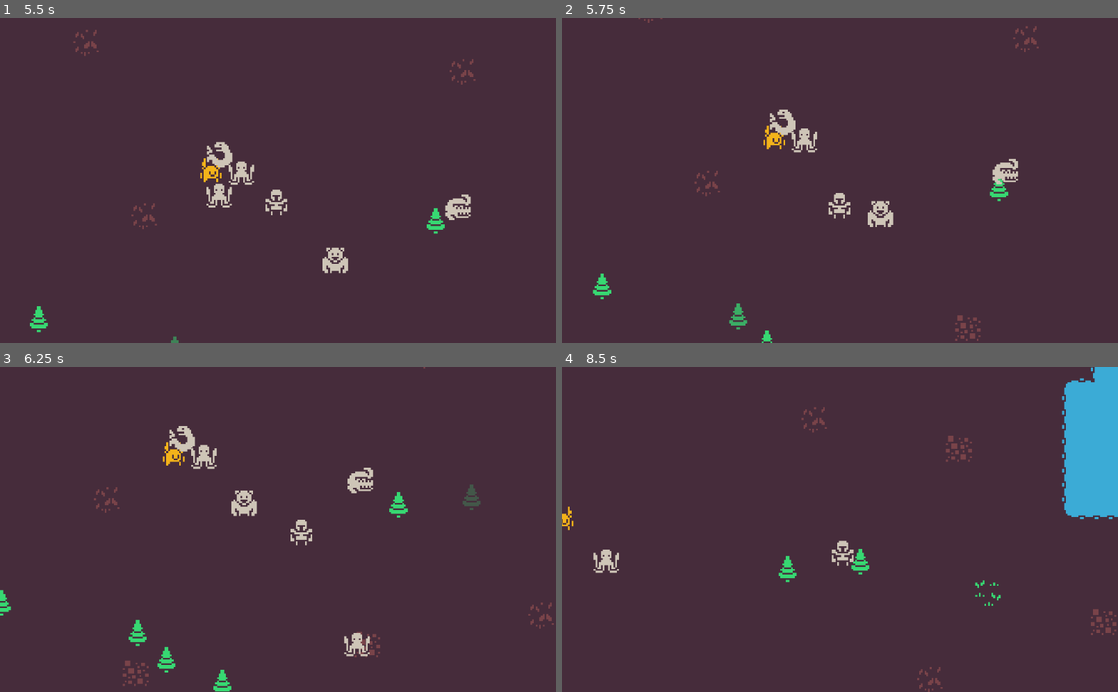
Above: before the commit, frames 1-4 (two rows, left to right).
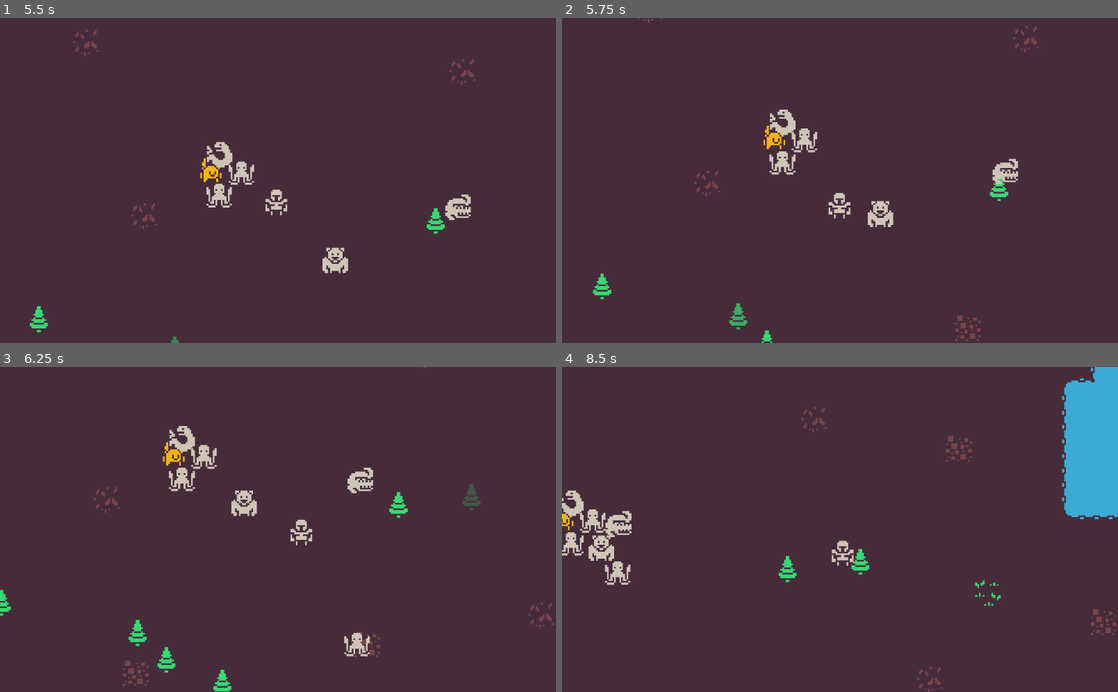
Above: after the commit, the same moments.

Repository: dsg-jam/LD46
Game: Godot game, scene res://assets/scenes/test.tscn
The game is run twice, just before and just after one commit, with the same random seed, the same clock (stepped at 60 frames per second) and the same inputs.
Inputs:
- Up to frame 1 (5.5 s): tap Enter at 0.5 s; hold Right (player_right) 0.53-1.28 s; tap F (player_mine) every 0.75 s from 0.6 to 5.1 s; hold Down (player_down) 1.28-2.03 s; hold Right (player_right) 2.03-2.78 s; hold Up (player_up) 2.78-3.53 s; hold Left (player_left) 3.53-5.03 s; hold Down (player_down) from 5.03 s (still down)
- Up to frame 2 (5.75 s): keep holding Down (player_down)
- Up to frame 3 (6.25 s): release Down (player_down) at 5.78 s; hold Right (player_right) from 5.78 s (still down); tap F (player_mine) at 5.85 s
- Up to frame 4 (8.5 s): release Right (player_right) at 6.53 s; hold Up (player_up) 6.53-7.28 s; tap F (player_mine) at 6.6, 7.35, 8.1 s; hold Right (player_right) 7.28-8.03 s; hold Down (player_down) from 8.03 s (still down)

Frame 1 is identical in both runs. In frame 2, 0.2% of the frame differs, in the area x 37-42%, y 41-49%; in frame 3, 0.2%; in frame 4, 1.3%, in the area x 0-13%, y 38-68%.

Commit message:
Added turrets with bullets

Diff:
--- /dev/null
+++ b/assets/prefabs/Bullet_1.tscn
@@ -0,0 +1,22 @@
+[gd_scene load_steps=4 format=2]
+
+[ext_resource path="res://assets/textures/bullets/bullet_1.tres" type="Texture" id=1]
+[ext_resource path="res://assets/scripts/BulletControl.gd" type="Script" id=2]
+
+[sub_resource type="CircleShape2D" id=1]
+radius = 3.64533
+
+[node name="Bullet" type="KinematicBody2D"]
+script = ExtResource( 2 )
+damage = 20
+
+[node name="Sprite" type="Sprite" parent="."]
+texture = ExtResource( 1 )
+
+[node name="CollisionShape2D" type="CollisionShape2D" parent="."]
+shape = SubResource( 1 )
+
+[node name="Timer" type="Timer" parent="."]
+wait_time = 10.0
+autostart = true
+[connection signal="timeout" from="Timer" to="." method="_on_Timer_timeout"]
--- /dev/null
+++ b/assets/prefabs/Bullet_2.tscn
@@ -0,0 +1,23 @@
+[gd_scene load_steps=4 format=2]
+
+[ext_resource path="res://assets/textures/bullets/bullet_2.tres" type="Texture" id=1]
+[ext_resource path="res://assets/scripts/BulletControl.gd" type="Script" id=2]
+
+[sub_resource type="CircleShape2D" id=1]
+radius = 5.08575
+
+[node name="Bullet" type="KinematicBody2D"]
+position = Vector2( 50, 0 )
+script = ExtResource( 2 )
+speed = 125
+damage = 25
+
+[node name="Sprite" type="Sprite" parent="."]
+texture = ExtResource( 1 )
+
+[node name="CollisionShape2D" type="CollisionShape2D" parent="."]
+shape = SubResource( 1 )
+
+[node name="Timer" type="Timer" parent="."]
+wait_time = 10.0
+[connection signal="timeout" from="Timer" to="." method="_on_Timer_timeout"]
--- /dev/null
+++ b/assets/prefabs/Bullet_3.tscn
@@ -0,0 +1,23 @@
+[gd_scene load_steps=4 format=2]
+
+[ext_resource path="res://assets/textures/bullets/bullet_3.tres" type="Texture" id=1]
+[ext_resource path="res://assets/scripts/BulletControl.gd" type="Script" id=2]
+
+[sub_resource type="CircleShape2D" id=1]
+radius = 7.88493
+
+[node name="Bullet" type="KinematicBody2D"]
+position = Vector2( 50, 0 )
+script = ExtResource( 2 )
+speed = 100
+damage = 100
+
+[node name="Sprite" type="Sprite" parent="."]
+texture = ExtResource( 1 )
+
+[node name="CollisionShape2D" type="CollisionShape2D" parent="."]
+shape = SubResource( 1 )
+
+[node name="Timer" type="Timer" parent="."]
+wait_time = 10.0
+[connection signal="timeout" from="Timer" to="." method="_on_Timer_timeout"]
--- a/assets/prefabs/Turret.tscn
+++ /dev/null
@@ -1,17 +0,0 @@
-[gd_scene load_steps=3 format=2]
-
-[ext_resource path="res://assets/textures/turrets/turrets.tres" type="Texture" id=1]
-
-[sub_resource type="CapsuleShape2D" id=4]
-radius = 5.83787
-height = 7.6501
-
-[node name="Turret" type="KinematicBody2D"]
-position = Vector2( 50, 0 )
-
-[node name="Sprite" type="Sprite" parent="."]
-texture = ExtResource( 1 )
-hframes = 3
-
-[node name="CollisionShape2D" type="CollisionShape2D" parent="."]
-shape = SubResource( 4 )
--- /dev/null
+++ b/assets/prefabs/Turret_1.tscn
@@ -0,0 +1,31 @@
+[gd_scene load_steps=5 format=2]
+
+[ext_resource path="res://assets/textures/turrets/turrets.tres" type="Texture" id=1]
+[ext_resource path="res://assets/scripts/TurretControl.gd" type="Script" id=2]
+
+[sub_resource type="CapsuleShape2D" id=1]
+radius = 5.83787
+height = 7.6501
+
+[sub_resource type="CircleShape2D" id=2]
+radius = 50.0
+
+[node name="Turret" type="KinematicBody2D"]
+position = Vector2( 50, 0 )
+script = ExtResource( 2 )
+
+[node name="Sprite" type="Sprite" parent="."]
+texture = ExtResource( 1 )
+hframes = 3
+
+[node name="CollisionShape2D" type="CollisionShape2D" parent="."]
+shape = SubResource( 1 )
+
+[node name="Area2D" type="Area2D" parent="."]
+
+[node name="CollisionShape2D" type="CollisionShape2D" parent="Area2D"]
+shape = SubResource( 2 )
+
+[node name="Timer" type="Timer" parent="."]
+autostart = true
+[connection signal="timeout" from="Timer" to="." method="_on_Timer_timeout"]
--- /dev/null
+++ b/assets/prefabs/Turret_2.tscn
@@ -0,0 +1,32 @@
+[gd_scene load_steps=5 format=2]
+
+[ext_resource path="res://assets/textures/turrets/turrets.tres" type="Texture" id=1]
+[ext_resource path="res://assets/scripts/TurretControl.gd" type="Script" id=2]
+
+[sub_resource type="CapsuleShape2D" id=1]
+radius = 5.83787
+height = 7.6501
+
+[sub_resource type="CircleShape2D" id=2]
+radius = 125.0
+
+[node name="Turret" type="KinematicBody2D"]
+position = Vector2( 50, 0 )
+script = ExtResource( 2 )
+
+[node name="Sprite" type="Sprite" parent="."]
+texture = ExtResource( 1 )
+hframes = 3
+frame = 1
+
+[node name="CollisionShape2D" type="CollisionShape2D" parent="."]
+shape = SubResource( 1 )
+
+[node name="Area2D" type="Area2D" parent="."]
+
+[node name="CollisionShape2D" type="CollisionShape2D" parent="Area2D"]
+shape = SubResource( 2 )
+
+[node name="Timer" type="Timer" parent="."]
+autostart = true
+[connection signal="timeout" from="Timer" to="." method="_on_Timer_timeout"]
--- /dev/null
+++ b/assets/prefabs/Turret_3.tscn
@@ -0,0 +1,32 @@
+[gd_scene load_steps=5 format=2]
+
+[ext_resource path="res://assets/textures/turrets/turrets.tres" type="Texture" id=1]
+[ext_resource path="res://assets/scripts/TurretControl.gd" type="Script" id=2]
+
+[sub_resource type="CapsuleShape2D" id=1]
+radius = 5.83787
+height = 7.6501
+
+[sub_resource type="CircleShape2D" id=2]
+radius = 200.0
+
+[node name="Turret" type="KinematicBody2D"]
+position = Vector2( 50, 0 )
+script = ExtResource( 2 )
+
+[node name="Sprite" type="Sprite" parent="."]
+texture = ExtResource( 1 )
+hframes = 3
+frame = 2
+
+[node name="CollisionShape2D" type="CollisionShape2D" parent="."]
+shape = SubResource( 1 )
+
+[node name="Area2D" type="Area2D" parent="."]
+
+[node name="CollisionShape2D" type="CollisionShape2D" parent="Area2D"]
+shape = SubResource( 2 )
+
+[node name="Timer" type="Timer" parent="."]
+autostart = true
+[connection signal="timeout" from="Timer" to="." method="_on_Timer_timeout"]
--- /dev/null
+++ b/assets/scripts/BulletControl.gd
@@ -0,0 +1,28 @@
+extends KinematicBody2D
+
+export var speed = 150
+export var damage = 10
+
+var enemy_body
+
+# Called when the node enters the scene tree for the first time.
+func _ready():
+	pass # Replace with function body.
+
+
+func _physics_process(delta):
+	var dir = (enemy_body.position - position).normalized()
+	var is_collision = move_and_collide(dir*speed*delta)
+	if is_collision:
+		var collider = is_collision.get_collider()
+		if collider.is_in_group("enemies"):
+			if not collider.reduce_health(damage):
+				collider.queue_free()
+			queue_free()
+		elif collider.is_in_group("resources"):
+			collider.remove()
+
+
+
+func _on_Timer_timeout():
+	queue_free()
--- a/assets/scripts/EnemyControl.gd
+++ b/assets/scripts/EnemyControl.gd
@@ -35,4 +35,12 @@
 				time_combat += delta
 	else:
 		print("You've lost the game. Companion died :(")
-		queue_free()
+		#queue_free()
+
+
+func reduce_health(amount):
+	health -= amount
+	print(health)
+	if health <= 0:
+		return false
+	return true
--- a/assets/scripts/Manager.gd
+++ b/assets/scripts/Manager.gd
@@ -4,7 +4,7 @@
 
 export var spawn_radius_min: float
 export var spawn_radius_max: float
-export var max_enemies: int = 50
+export var max_enemies: int = 10
 export var max_resources: int = 50
 
 const resource_prefab := preload("res://assets/prefabs/Resource.tscn")
--- a/assets/scripts/TurretControl.gd
+++ b/assets/scripts/TurretControl.gd
@@ -1,16 +1,72 @@
-extends Node
+extends KinematicBody2D
 
+const math_utils := preload("math_utils.gd")
 
-# Declare member variables here. Examples:
-# var a = 2
-# var b = "text"
+export var health = 100
+export var level = 1
+export var combat_speed = 1
+export var bullet_1_range = 20
+export var bullet_2_range = 5
+export var bullet_3_range = 1
+export var radius = 5
 
+export var upgrade_cost = {"wood": 0, "stone": 0, "iron": 0}
+
+var turrets = [load("res://assets/prefabs/Turret_2.tscn"), load("res://assets/prefabs/Turret_3.tscn")]
+var bullets = [preload("res://assets/prefabs/Bullet_1.tscn"), preload("res://assets/prefabs/Bullet_2.tscn"), preload("res://assets/prefabs/Bullet_3.tscn")]
+
+var rng := RandomNumberGenerator.new()
 
 # Called when the node enters the scene tree for the first time.
 func _ready():
-	pass # Replace with function body.
+	rng.randomize()
+
+func create_bullet(bullet, body):
+	var node: Node2D = bullets[bullet].instance()
+	node.enemy_body = body
+	node.position = (body.position - position).normalized() * radius + position
+	get_tree().current_scene.add_child(node)
+
+func turret_area() -> void:
+	for body in $Area2D.get_overlapping_bodies():
+		if !body.is_in_group("enemies"):
+			continue
+
+		var resource = body.get_parent()
+		if !resource:
+			continue
+
+		var bullet_select = math_utils.rand_selection_weighted(rng, {0: bullet_1_range, 1: bullet_2_range, 2: bullet_3_range})
+		create_bullet(bullet_select, body)
+		break
 
 
-# Called every frame. 'delta' is the elapsed time since the previous frame.
-#func _process(delta):
-#	pass
+
+# Returns true if there are enough resources to upgrade the turret
+#func upgrade_resources(available_resources) -> bool:
+#	if level <= 2:
+#		if available_resources["wood"] >= upgrade_cost["wood"] and available_resources["stone"] >= upgrade_cost["stone"] and available_resources["iron"] >= upgrade_cost["iron"]:
+#			return true
+#		else:
+#			# "Not enough resources"
+#			return false
+#	else:
+#		# "Turret already has max level"
+#		return false
+#
+#
+#func upgrade_turret(available_resources) -> bool:
+#	if upgrade_resources(available_resources):
+#		level += 1
+#		var node: Node2D = turrets[level-2].instance()
+#		node.position = position
+#		queue_free()
+#		get_tree().current_scene.add_child(node)
+#		return true
+#	else:
+#		# "Try again :)"
+#		return false
+
+
+func _on_Timer_timeout():
+	turret_area()
--- a/assets/scripts/math_utils.gd
+++ b/assets/scripts/math_utils.gd
@@ -4,3 +4,18 @@
 	var phi: float = rng.randf_range(0, TAU)
 
 	return Vector2(r * cos(phi), r * sin(phi))
+
+
+static func rand_selection_weighted(rng: RandomNumberGenerator, values: Dictionary):
+	var summed_values := []
+	var running_sum := 0
+	for key in values.keys():
+		running_sum += values[key]
+		summed_values.append([key, running_sum])
+
+	var selection := rng.randi_range(1, ceil(running_sum))
+	for tup in summed_values:
+		if selection <= tup[1]:
+			return tup[0]
+
+	return null
--- /dev/null
+++ b/assets/textures/bullets/bullet_1.tres
@@ -0,0 +1,7 @@
+[gd_resource type="AtlasTexture" load_steps=2 format=2]
+
+[ext_resource path="res://assets/textures/atlas.png" type="Texture" id=1]
+
+[resource]
+atlas = ExtResource( 1 )
+region = Rect2( 432, 320, 16, 16 )
--- /dev/null
+++ b/assets/textures/bullets/bullet_2.tres
@@ -0,0 +1,7 @@
+[gd_resource type="AtlasTexture" load_steps=2 format=2]
+
+[ext_resource path="res://assets/textures/atlas.png" type="Texture" id=1]
+
+[resource]
+atlas = ExtResource( 1 )
+region = Rect2( 432, 336, 16, 16 )
--- /dev/null
+++ b/assets/textures/bullets/bullet_3.tres
@@ -0,0 +1,7 @@
+[gd_resource type="AtlasTexture" load_steps=2 format=2]
+
+[ext_resource path="res://assets/textures/atlas.png" type="Texture" id=1]
+
+[resource]
+atlas = ExtResource( 1 )
+region = Rect2( 432, 384, 16, 16 )
